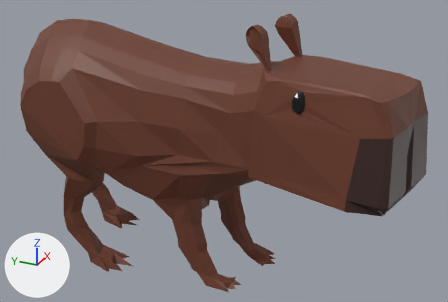
Renders of the Blender file asset-sources/Capybara - Moving.blend from each side of a commit.
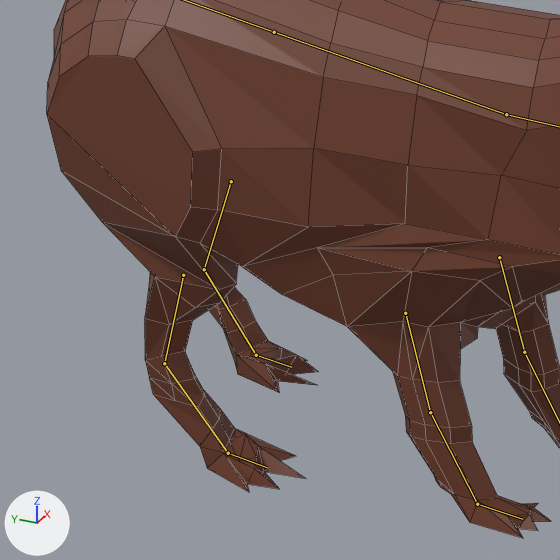
There are two pictures of each version: one whole from a camera (50 mm lens) standing at (-3.11, -1.0, 2.48) and looking at (0.05, 0.43, 0.9), one close up on the part from 0% to 55% of the width and 19% to 100% of the height. Arrows for +X, +Y and +Z are at lower left; the lights stay in place. Both versions are drawn at frame 32 of the action 'Other'; the numbers are the values there. The bones that bend it are drawn over the model as lines in the close-ups. The close-ups show mesh edges as thin lines.
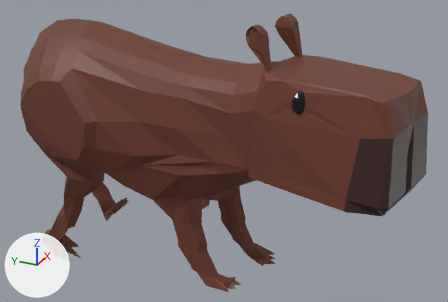
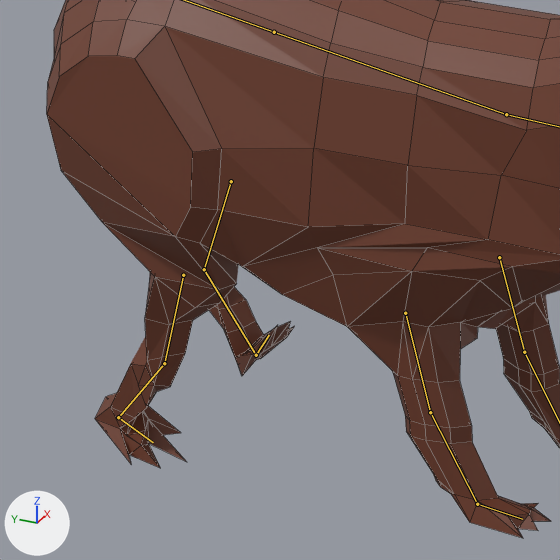
Pixel boxes (x1, y1, x2, y2) of what changed, in the close-ups (560 x 560 px):
```json
{"object": "Cube", "change": "posed", "before": [47, 0, 560, 538], "after": [47, 0, 560, 538]}
{"bone": "bfeet.l", "before": "(256, 355) to (291, 367)", "after": "(256, 355) to (269, 335)"}
{"bone": "barm2.r", "before": "(164, 363) to (228, 453)", "after": "(164, 363) to (118, 417)"}
{"bone": "bfeet.r", "before": "(228, 453) to (267, 467)", "after": "(118, 417) to (153, 442)"}
```

Scene script edits in JSON lines:
```json
{"block": "bone_bfeet_l", "where": "bone_bfeet_l = bpy.data.objects['Armature'].pose.bones['bfeet.l']  # child of 'barm2.l'"}
{"op": "set", "path": "bone_bfeet_l.location", "old": "(-0.074, -0.12, 0.007)", "new": "(0.0, 0.0, 0.0)"}
{"op": "set", "path": "bone_bfeet_l.rotation_quaternion", "old": "(1.0, 0.0, 0.0, 0.0)", "new": "(0.857, -0.099, 0.02, -0.505)", "note": "degrees (0, 0, 0) -> degrees (-11, -4, -61)"}
{"block": "bone_barm2_r", "where": "bone_barm2_r = bpy.data.objects['Armature'].pose.bones['barm2.r']  # child of 'barm.r'"}
{"op": "set", "path": "bone_barm2_r.rotation_quaternion", "old": "(1.0, 0.0, 0.0, 0.0)", "new": "(0.806, 0.0, 0.024, 0.591)", "note": "degrees (0, 0, 0) -> degrees (2, 2, 73)"}
{"block": "bone_bfeet_r", "where": "bone_bfeet_r = bpy.data.objects['Armature'].pose.bones['bfeet.r']  # child of 'barm2.r'"}
{"op": "set", "path": "bone_bfeet_r.rotation_quaternion", "old": "(1.0, 0.0, 0.0, 0.0)", "new": "(0.899, 0.0, 0.0, -0.438)", "note": "degrees (0, 0, 0) -> degrees (0, 0, -52)"}
```
